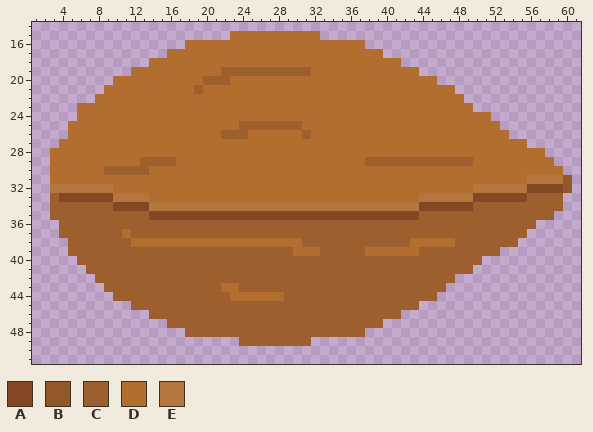
Two versions of one pixel-art sprite, src/content/sprites/kernel.png. The picture above is the old version.
The file is 64x64 pixels. Shown: x 1..61, y 14..51.
Palette (. is transparent): A #844924  B #92582a  C #9e5f2e  D #b26e2e  E #b4763c
Pixels before, first column x 3:
15 ....................DDDDDDDDDD............................
16 ...............DDDDDDDDDDDDDDDDDDDD.......................
17 .............DDDDDDDDDDDDDDDDDDDDDDDD.....................
18 ...........DDDDDDDDDDDDDDDDDDDDDDDDDDDD...................
19 .........DDDDDDDDDDCCCCCCCCCCDDDDDDDDDDDD.................
20 .......DDDDDDDDDDCCCDDDDDDDDDDDDDDDDDDDDDDD...............
21 ......DDDDDDDDDDCDDDDDDDDDDDDDDDDDDDDDDDDDDDD.............
22 .....DDDDDDDDDDDDDDDDDDDDDDDDDDDDDDDDDDDDDDDDD............
23 ...DDDDDDDDDDDDDDDDDDDDDDDDDDDDDDDDDDDDDDDDDDDD...........
24 ...DDDDDDDDDDDDDDDDDDDDDDDDDDDDDDDDDDDDDDDDDDDDDD.........
25 ..DDDDDDDDDDDDDDDDDDDCCCCCCCDDDDDDDDDDDDDDDDDDDDDD........
26 ..DDDDDDDDDDDDDDDDDCCCDDDDDDCDDDDDDDDDDDDDDDDDDDDDD.......
27 .DDDDDDDDDDDDDDDDDDDDDDDDDDDDDDDDDDDDDDDDDDDDDDDDDDDD.....
28 DDDDDDDDDDDDDDDDDDDDDDDDDDDDDDDDDDDDDDDDDDDDDDDDDDDDDDD...
29 DDDDDDDDDDCCCCDDDDDDDDDDDDDDDDDDDDDCCCCCCCCCCCCDDDDDDDDD..
30 DDDDDDCCCCCDDDDDDDDDDDDDDDDDDDDDDDDDDDDDDDDDDDDDDDDDDDDDD.
31 DDDDDDDDDDDDDDDDDDDDDDDDDDDDDDDDDDDDDDDDDDDDDDDDDDDDDEEEEB
32 EEEEEEEDDDDDDDDDDDDDDDDDDDDDDDDDDDDDDDDDDDDDDDDEEEEEEAAAAB
33 CAAAAAAEEEEDDDDDDDDDDDDDDDDDDDDDDDDDDDDDDEEEEEEAAAAAACCCC.
34 CCCCCCCAAAAEEEEEEEEEEEEEEEEEEEEEEEEEEEEEEAAAAAACCCCCCCCCC.
35 CCCCCCCCCCCAAAAAAAAAAAAAAAAAAAAAAAAAAAAAACCCCCCCCCCCCCCC..
36 .CCCCCCCCCCCCCCCCCCCCCCCCCCCCCCCCCCCCCCCCCCCCCCCCCCCCC....
37 .CCCCCCCDCCCCCCCCCCCCCCCCCCCCCCCCCCCCCCCCCCCCCCCCCCCC.....
38 ..CCCCCCCDDDDDDDDDDDDDDDDDDDCCCCCCCCCCCCDDDDDCCCCCCC......
39 ..CCCCCCCCCCCCCCCCCCCCCCCCCDDDCCCCCDDDDDDCCCCCCCCC........
40 ...CCCCCCCCCCCCCCCCCCCCCCCCCCCCCCCCCCCCCCCCCCCCC..........
41 ....CCCCCCCCCCCCCCCCCCCCCCCCCCCCCCCCCCCCCCCCCCC...........
42 .....CCCCCCCCCCCCCCCCCCCCCCCCCCCCCCCCCCCCCCCC.............
43 ......CCCCCCCCCCCCCDDCCCCCCCCCCCCCCCCCCCCCCC..............
44 .......CCCCCCCCCCCCCDDDDDDCCCCCCCCCCCCCCCCC...............
45 .........CCCCCCCCCCCCCCCCCCCCCCCCCCCCCCCC.................
46 ...........CCCCCCCCCCCCCCCCCCCCCCCCCCCC...................
47 .............CCCCCCCCCCCCCCCCCCCCCCCC.....................
48 ...............CCCCCCCCCCCCCCCCCCCC.......................
49 .....................CCCCCCCC.............................
After the commit:
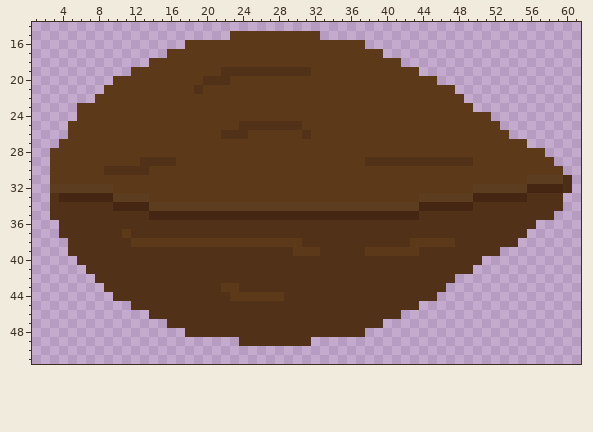
Author's note on the commit: Centered on html and darkened kernel
The exact change:
colour A: #844924 -> #442613
colour B: #92582a -> #4b2e16
colour C: #9e5f2e -> #513118
colour D: #b26e2e -> #5c3918
colour E: #b4763c -> #5d3d1f
